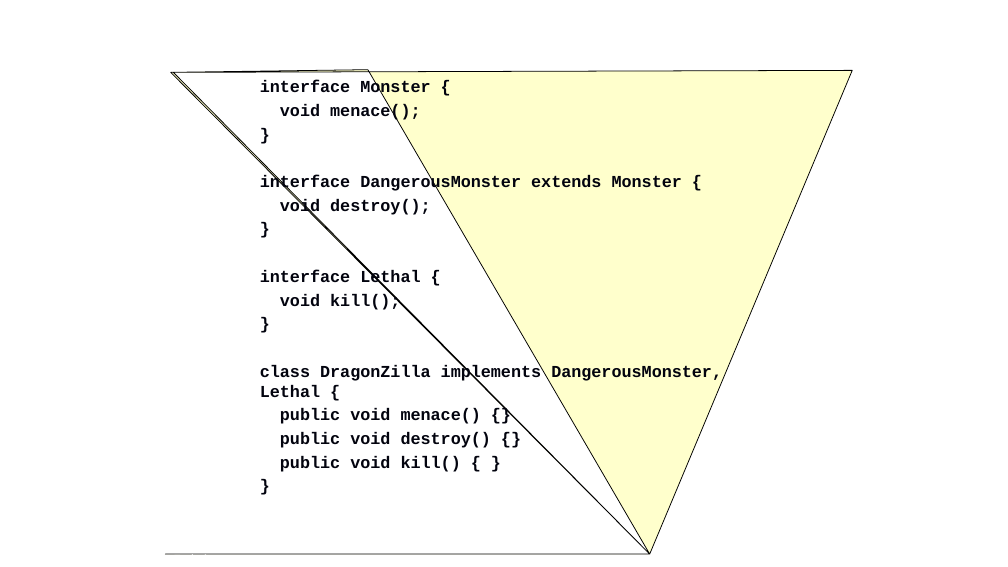
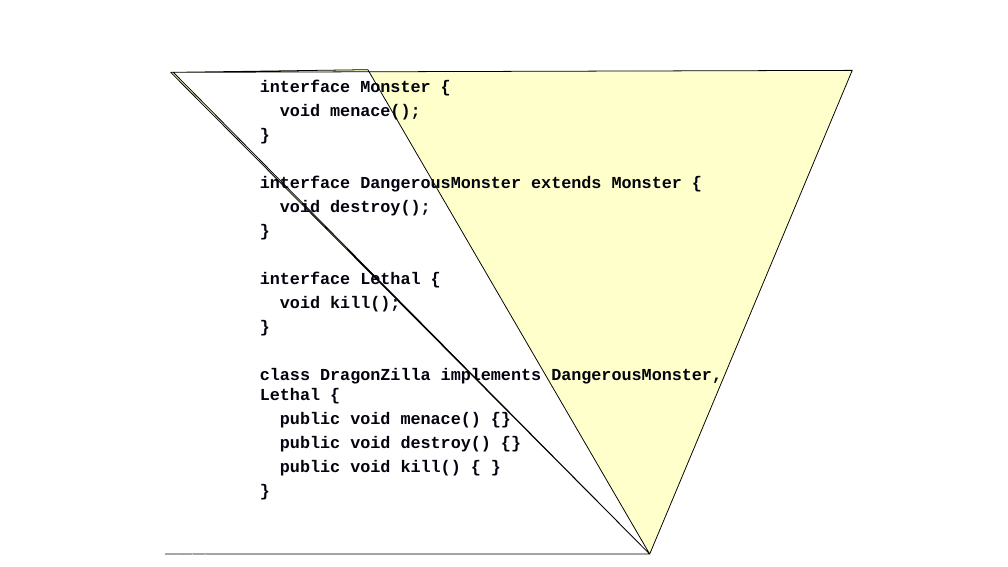
Before and after one commit to gmierzwinski/gmierzwinski.github.io, a slide deck: slide 17 of bishops/cs321/resources/CS321_Lecture_07B.ppt. Drawn at 1008x567 pixels with LibreOffice and Linux fonts; fonts in the diff are those of the drawing; background and template pictures are left out. Boxes give left, top, right and bottom in pixels: in the first picture for what was removed or moved away, otherwise in the second. Text is boxed around its words. In the diff, an @@ line names an element or a change of style, - is before the commit and + after.

```diff
--- a/bishops/cs321/resources/CS321_Lecture_07B.ppt
+++ b/bishops/cs321/resources/CS321_Lecture_07B.ppt
@@ text "interface Monster {" rewrapped from bbox=[260, 80, 722, 472] to bbox=[260, 80, 722, 476] @@
```
Also in this commit, not shown: 7 other slides changed.
